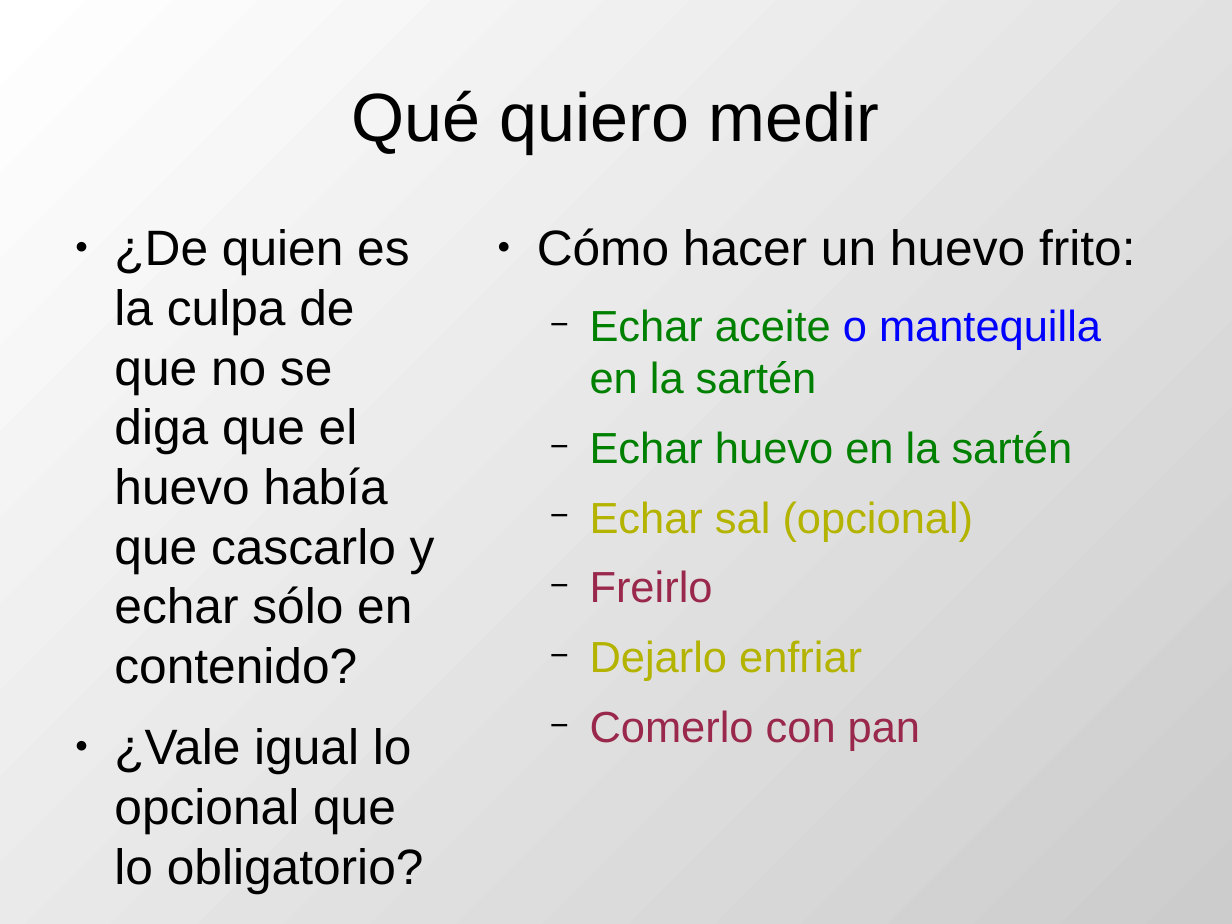
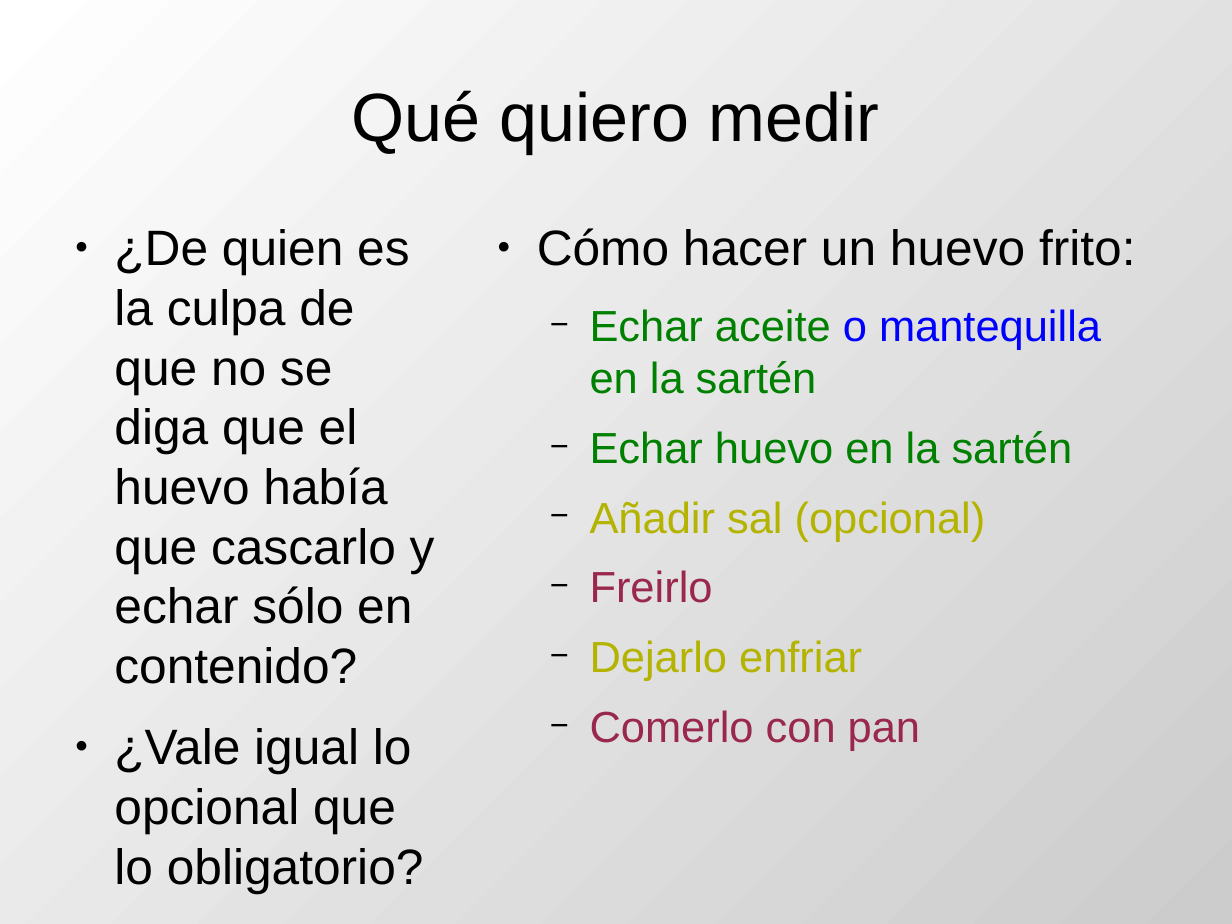
Before and after one commit to DrPantera/wikis4education, a slide deck: slide 17 of uca-2014/tema-5-EvaluacionWikis.odp. Drawn at 1232x924 pixels with LibreOffice and Linux fonts; fonts in the diff are those of the drawing. Boxes give left, top, right and bottom in pixels: in the first picture for what was removed or moved away, otherwise in the second. Text is boxed around its words. In the diff, an @@ line names an element or a change of style, - is before the commit and + after.

```diff
--- a/uca-2014/tema-5-EvaluacionWikis.odp
+++ b/uca-2014/tema-5-EvaluacionWikis.odp
@@ text at (590, 501, 986, 542): text changed @@
-  − Echar sal (opcional)
+  − Añadir sal (opcional)
```
Also in this commit, not shown: 4 other slides changed, 5 slides added, 6 other files.
